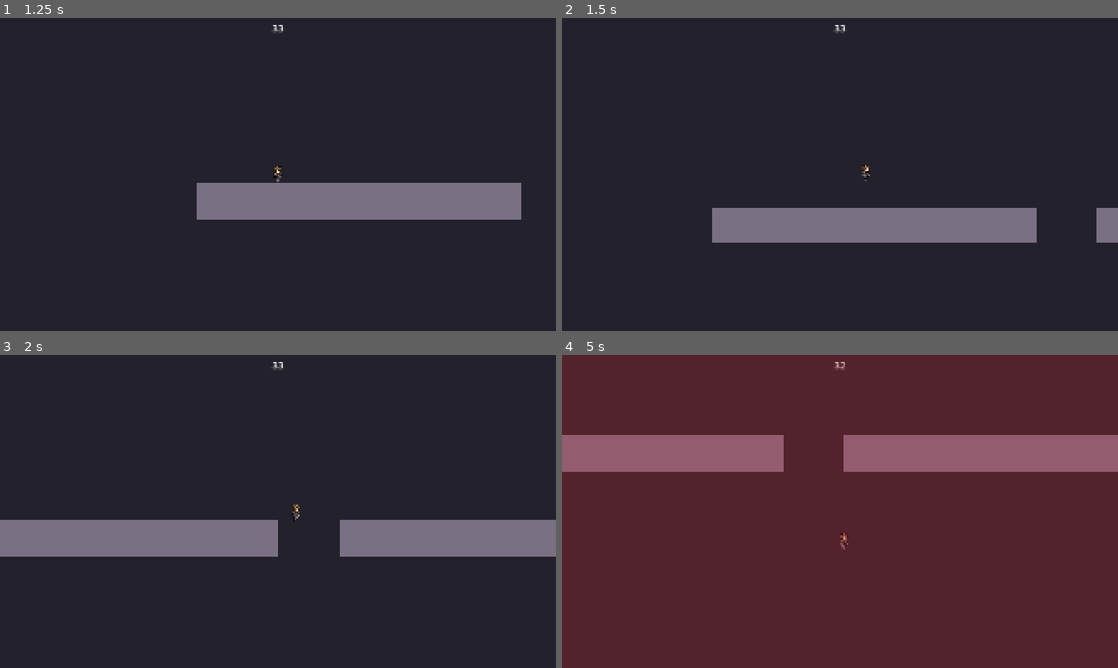
Above: before the commit, frames 1-4 (two rows, left to right).
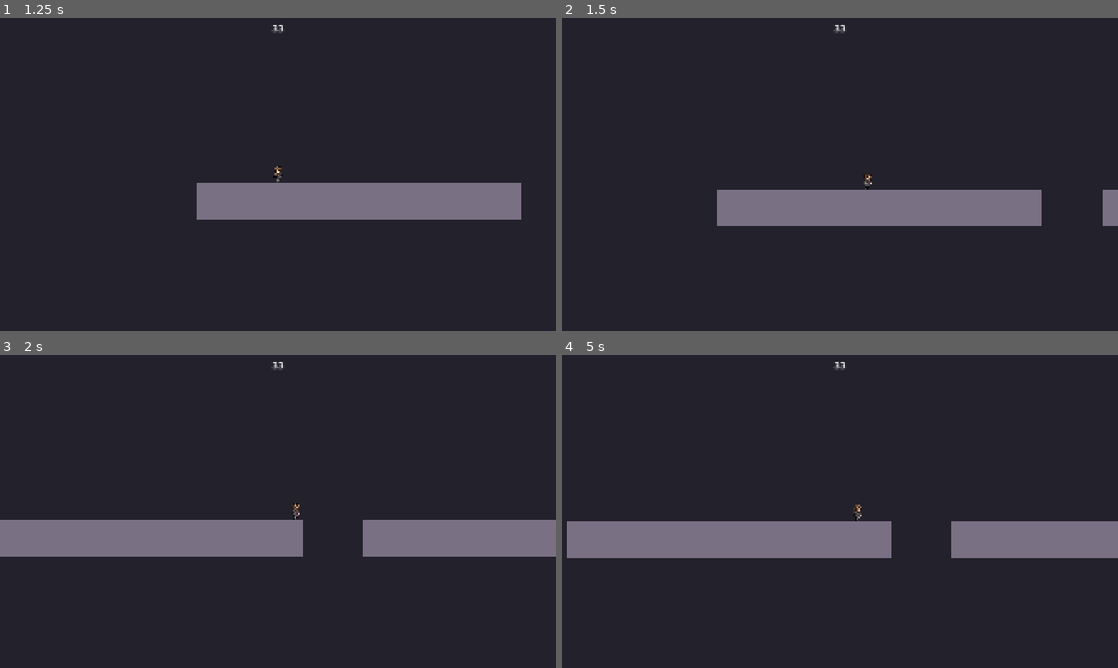
Above: after the commit, the same moments.

Repository: omarelsahy/e33-platformer
Game: Godot game, scene res://scenes/main_menu.tscn
Same seed, same stepped clock (60 frames per second), same inputs: the game is played once before the commit and once after it.
Inputs:
- Up to frame 1 (1.25 s): click "Play from level 1" at 0.5 s
- Up to frame 2 (1.5 s): tap Enter (ui_accept) at 1.25 s; hold D (move_right) from 1.28 s (still down); hold Space (jump) from 1.28 s (still down); tap E (dash) at 1.35 s
- Up to frame 3 (2 s): keep holding D (move_right); keep holding Space (jump)
- Up to frame 4 (5 s): release Space (jump) at 2.03 s; tap Space (jump) at 2.1, 2.27, 2.57, 3.77, 4.07 s; tap E (dash) at 2.3, 2.85, 3.6 s; release D (move_right) at 2.78 s; hold A (move_left) 2.78-3.53 s; hold Space (jump) 2.78-3.53 s; hold D (move_right) from 3.53 s (still down); hold Space (jump) from 4.28 s (still down)

Frame 1 is identical in both runs. In frame 2, 7.1% of the frame differs, in the area x 27-100%, y 46-72%; in frame 3, 1.1%; in frame 4, 100%, in the area x 0-100%, y 0-100%.

Commit message:
Replace ground dash with parry; air dash becomes SSBM-style airdodge
Made-with: Cursor

Diff:
--- a/scripts/level.gd
+++ b/scripts/level.gd
@@ -81,7 +81,7 @@
 	_fail_level()
 
 
-## Call when the player regains hazard collision after a dash; fails if still overlapping a kill zone.
+## Call when the player regains hazard collision after intangibility (airdodge/parry); fails if still overlapping a kill zone.
 func check_player_kill_overlap_after_invulnerability(player: Node2D) -> void:
 	if _level_cleared or _is_failing:
 		return
--- a/scripts/player.gd
+++ b/scripts/player.gd
@@ -31,23 +31,33 @@
 @export var coyote_time: float = 0.1
 @export var jump_buffer_time: float = 0.1
 
-@export var dash_speed: float = 520.0
-@export var dash_duration: float = 0.14
-@export var dash_cooldown: float = 0.45
-## Time hazard Areas ignore the player (hurt layer off). Often >= dash_duration.
-@export var dash_intangibility_duration: float = 0.2
-## Raw left-stick length must exceed this (circular) to steer air dash; keeps a stable angle from the stick.
-@export var dash_analog_deadzone: float = 0.12
-
-## After a jump eats a same-frame dash press, air dash can start within this window (Rivals-style leniency).
+## SSBM-style directional airdodge (shared input with ground parry).
+@export var airdodge_speed: float = 480.0
+@export var airdodge_duration: float = 12.0 / 60.0
+@export var dodge_cooldown: float = 0.45
+## Hazard intangibility during airdodge (often slightly longer than movement).
+@export var airdodge_intangibility_duration: float = 0.18
+## Raw left-stick length must exceed this to steer airdodge angle.
+@export var airdodge_analog_deadzone: float = 0.12
+
+## Ground parry: short active intangibility, then punishable endlag.
+@export var parry_active_duration: float = 3.0 / 60.0
+@export var parry_intangibility_duration: float = 3.0 / 60.0
+@export var parry_endlag_duration: float = 16.0 / 60.0
+
+## After a jump eats a same-frame dodge press, airdodge auto-starts within this window once airborne (jump-first buffer).
 @export var wavedash_post_jump_dash_buffer: float = 0.14
-## Ground slide after landing an air dash; horizontal speed decays until timer ends or you leave the floor.
+## After any ground/coyote jump, airdodge within this window gets wavedash-style down-forward angle nudge.
+@export var rivals_post_jump_dodge_window: float = 0.12
+## Grounded slowdown after a wavedash slide ends (RoA2 cites ~10f landing lag after air dodge into ground).
+@export var wavedash_landing_lag_seconds: float = 10.0 / 60.0
+## Ground slide after landing an airdodge; horizontal speed decays until timer ends or you leave the floor.
 @export var wavedash_slide_duration: float = 0.22
 ## Horizontal decay when not steering during wavedash slide (higher = shorter slide).
 @export var wavedash_slide_friction: float = 3400.0
-## Horizontal speed multiplier when an air dash touches the floor (slight pop feels good on pad).
+## Horizontal speed multiplier when an airdodge touches the floor (slight pop feels good on pad).
 @export var wavedash_land_speed_scale: float = 1.08
-## If the air dash is mostly vertical, still blend this fraction of dash_speed along facing (e.g. keyboard straight down).
+## If the airdodge is mostly vertical, still blend this fraction of airdodge_speed along facing (e.g. keyboard straight down).
 @export var wavedash_facing_speed_blend: float = 0.42
 
 var _first_movement_sent: bool = false
@@ -55,14 +65,20 @@
 var _jump_buffer_timer: float = 0.0
 var _was_on_floor: bool = true
 
-var _dash_timer: float = 0.0
-var _dash_cooldown_timer: float = 0.0
+var _airdodge_timer: float = 0.0
+var _dodge_cooldown_timer: float = 0.0
 var _intangible_timer: float = 0.0
-var _dash_direction: Vector2 = Vector2.RIGHT
-var _dash_started_in_air: bool = false
+var _airdodge_direction: Vector2 = Vector2.RIGHT
+var _airdodge_started_in_air: bool = false
 var _wavedash_slide_timer: float = 0.0
-## Same-frame jump ate dash: keep trying to start air dash for a short window once airborne.
+## Same-frame jump ate dodge: keep trying to start airdodge for a short window once airborne.
 var _dash_after_jump_buffer_timer: float = 0.0
+## Any jump from floor/coyote: next airdodge within this window uses wavedash angle nudge.
+var _rivals_post_jump_dodge_timer: float = 0.0
+var _wavedash_landing_lag_timer: float = 0.0
+var _wavedash_slide_jump_cancelled: bool = false
+var _parry_active_timer: float = 0.0
+var _parry_endlag_timer: float = 0.0
 
 @onready var _sprite: Sprite2D = $Sprite2D
 
@@ -80,10 +96,10 @@
 	_was_on_floor = is_on_floor()
 	var input_x: float = Input.get_axis(&"move_left", &"move_right")
 	var jump_pressed: bool = Input.is_action_just_pressed(&"jump")
-	var dash_just: bool = Input.is_action_just_pressed(&"dash")
+	var dodge_just: bool = Input.is_action_just_pressed(&"dash")
 
 	if not _first_movement_sent:
-		if absf(input_x) > INPUT_DEADZONE or jump_pressed or dash_just:
+		if absf(input_x) > INPUT_DEADZONE or jump_pressed or dodge_just:
 			_first_movement_sent = true
 			first_movement_emitted.emit()
 
@@ -97,32 +113,45 @@
 	else:
 		_jump_buffer_timer = maxf(0.0, _jump_buffer_timer - delta)
 
-	if _dash_cooldown_timer > 0.0:
-		_dash_cooldown_timer = maxf(0.0, _dash_cooldown_timer - delta)
+	if _dodge_cooldown_timer > 0.0:
+		_dodge_cooldown_timer = maxf(0.0, _dodge_cooldown_timer - delta)
 
 	var on_floor: bool = is_on_floor()
 	var can_jump: bool = on_floor or _coyote_timer > 0.0
 
 	_dash_after_jump_buffer_timer = maxf(0.0, _dash_after_jump_buffer_timer - delta)
-	if jump_pressed and can_jump and dash_just:
+	_rivals_post_jump_dodge_timer = maxf(0.0, _rivals_post_jump_dodge_timer - delta)
+	if jump_pressed and can_jump and dodge_just:
 		_dash_after_jump_buffer_timer = wavedash_post_jump_dash_buffer
 
 	var was_intangible: bool = _intangible_timer > 0.0
 	if was_intangible:
 		_intangible_timer = maxf(0.0, _intangible_timer - delta)
 
-	if _dash_timer <= 0.0 and _wavedash_slide_timer <= 0.0:
-		var auto_air_dash_from_jump: bool = (
+	if (
+		_airdodge_timer <= 0.0
+		and _wavedash_slide_timer <= 0.0
+		and _wavedash_landing_lag_timer <= 0.0
+		and _parry_active_timer <= 0.0
+		and _parry_endlag_timer <= 0.0
+	):
+		var auto_airdodge_from_jump: bool = (
 			_dash_after_jump_buffer_timer > 0.0
 			and not on_floor
-			and _can_start_dash()
+			and _can_use_dodge()
 		)
-		if auto_air_dash_from_jump:
-			_start_dash(false)
+		if auto_airdodge_from_jump:
+			_start_airdodge(true)
 			_dash_after_jump_buffer_timer = 0.0
-		elif dash_just and _can_start_dash() and not (jump_pressed and can_jump):
-			_start_dash(on_floor)
+			_rivals_post_jump_dodge_timer = 0.0
+		elif dodge_just and _can_use_dodge() and not (jump_pressed and can_jump):
+			if on_floor:
+				_start_parry()
+			else:
+				var rivals_steer: bool = _rivals_post_jump_dodge_timer > 0.0
+				_start_airdodge(rivals_steer)
 			_dash_after_jump_buffer_timer = 0.0
+			_rivals_post_jump_dodge_timer = 0.0
 
 	if _intangible_timer > 0.0:
 		collision_layer = LAYER_PHYSICS
@@ -131,16 +160,79 @@
 		if was_intangible and _intangible_timer <= 0.0:
 			_notify_kill_overlap_if_stuck()
 
+	if _wavedash_landing_lag_timer > 0.0:
+		_wavedash_landing_lag_timer = maxf(0.0, _wavedash_landing_lag_timer - delta)
+		if not is_on_floor():
+			_wavedash_landing_lag_timer = 0.0
+		else:
+			var lag_speed_mult: float = _horizontal_speed_multiplier_from_input(input_x)
+			var lag_target_speed: float = move_speed * lag_speed_mult
+			var lag_target_x: float = input_x * lag_target_speed
+			if absf(input_x) > INPUT_DEADZONE:
+				var lag_opposing: bool = (
+					absf(velocity.x) > turn_velocity_threshold
+					and signf(velocity.x) != signf(input_x)
+				)
+				var lag_step: float = acceleration * delta
+				if lag_opposing:
+					lag_step *= turn_acceleration_multiplier
+				velocity.x = move_toward(velocity.x, lag_target_x, lag_step)
+				_sprite.flip_h = input_x > 0.0
+			else:
+				velocity.x = move_toward(velocity.x, 0.0, deceleration * delta)
+			velocity.y = 0.0
+			move_and_slide()
+			return
+
+	if _parry_active_timer > 0.0:
+		_parry_active_timer = maxf(0.0, _parry_active_timer - delta)
+		if not is_on_floor():
+			_parry_active_timer = 0.0
+		else:
+			velocity = Vector2.ZERO
+			move_and_slide()
+			if _parry_active_timer <= 0.0:
+				_parry_endlag_timer = parry_endlag_duration
+			return
+
+	if _parry_endlag_timer > 0.0:
+		_parry_endlag_timer = maxf(0.0, _parry_endlag_timer - delta)
+		if not is_on_floor():
+			_parry_endlag_timer = 0.0
+		else:
+			var parry_lag_speed_mult: float = _horizontal_speed_multiplier_from_input(input_x)
+			var parry_lag_target_speed: float = move_speed * parry_lag_speed_mult
+			var parry_lag_target_x: float = input_x * parry_lag_target_speed
+			if absf(input_x) > INPUT_DEADZONE:
+				var parry_opposing: bool = (
+					absf(velocity.x) > turn_velocity_threshold
+					and signf(velocity.x) != signf(input_x)
+				)
+				var parry_step: float = acceleration * delta * 0.65
+				if parry_opposing:
+					parry_step *= turn_acceleration_multiplier
+				velocity.x = move_toward(velocity.x, parry_lag_target_x, parry_step)
+				_sprite.flip_h = input_x > 0.0
+			else:
+				velocity.x = move_toward(velocity.x, 0.0, deceleration * delta * 1.2)
+			velocity.y = 0.0
+			move_and_slide()
+			return
+
 	if _wavedash_slide_timer > 0.0:
+		var prev_slide: float = _wavedash_slide_timer
 		_wavedash_slide_timer = maxf(0.0, _wavedash_slide_timer - delta)
 		if not is_on_floor():
 			_wavedash_slide_timer = 0.0
+			_wavedash_slide_jump_cancelled = false
 		else:
 			if _jump_buffer_timer > 0.0 and can_jump:
+				_wavedash_slide_jump_cancelled = true
 				velocity.y = jump_velocity
 				_jump_buffer_timer = 0.0
 				_coyote_timer = 0.0
 				_wavedash_slide_timer = 0.0
+				_rivals_post_jump_dodge_timer = rivals_post_jump_dodge_window
 				Sfx.play_named(&"jump")
 				move_and_slide()
 				return
@@ -154,20 +246,27 @@
 				velocity.x = move_toward(velocity.x, 0.0, wavedash_slide_friction * delta)
 			velocity.y = 0.0
 			move_and_slide()
+			if prev_slide > 0.0 and _wavedash_slide_timer <= 0.0 and is_on_floor():
+				if not _wavedash_slide_jump_cancelled:
+					_wavedash_landing_lag_timer = wavedash_landing_lag_seconds
+				_wavedash_slide_jump_cancelled = false
 			return
 
-	if _dash_timer > 0.0:
-		_dash_timer = maxf(0.0, _dash_timer - delta)
-		velocity = _dash_direction * dash_speed
+	if _airdodge_timer > 0.0:
+		_airdodge_timer = maxf(0.0, _airdodge_timer - delta)
+		velocity = _airdodge_direction * airdodge_speed
+		if absf(_airdodge_direction.x) > 0.2:
+			_sprite.flip_h = _airdodge_direction.x > 0.0
 		move_and_slide()
-		if _dash_started_in_air and is_on_floor():
-			var land_x: float = _dash_direction.x * dash_speed * wavedash_land_speed_scale
-			if absf(_dash_direction.x) < 0.18:
-				land_x += _facing_sign() * dash_speed * wavedash_facing_speed_blend
+		if _airdodge_started_in_air and is_on_floor():
+			var land_x: float = _airdodge_direction.x * airdodge_speed * wavedash_land_speed_scale
+			if absf(_airdodge_direction.x) < 0.18:
+				land_x += _facing_sign() * airdodge_speed * wavedash_facing_speed_blend
 			velocity = Vector2(land_x, 0.0)
-			_dash_timer = 0.0
+			_airdodge_timer = 0.0
 			_wavedash_slide_timer = wavedash_slide_duration
-			_dash_started_in_air = false
+			_airdodge_started_in_air = false
+			_wavedash_slide_jump_cancelled = false
 			if not _was_on_floor:
 				Sfx.play_named(&"land")
 			move_and_slide()
@@ -202,6 +301,7 @@
 		velocity.y = jump_velocity
 		_jump_buffer_timer = 0.0
 		_coyote_timer = 0.0
+		_rivals_post_jump_dodge_timer = rivals_post_jump_dodge_window
 		Sfx.play_named(&"jump")
 
 	if Input.is_action_just_released(&"jump") and velocity.y < 0.0:
@@ -213,8 +313,14 @@
 		Sfx.play_named(&"land")
 
 
-func _can_start_dash() -> bool:
-	return _dash_timer <= 0.0 and _dash_cooldown_timer <= 0.0
+func _can_use_dodge() -> bool:
+	return (
+		_airdodge_timer <= 0.0
+		and _dodge_cooldown_timer <= 0.0
+		and _wavedash_landing_lag_timer <= 0.0
+		and _parry_active_timer <= 0.0
+		and _parry_endlag_timer <= 0.0
+	)
 
 
 func _facing_sign() -> float:
@@ -229,20 +335,10 @@
 	return lerpf(1.0, sprint_speed_multiplier, t)
 
 
-func _dash_direction_from_input(on_floor: bool) -> Vector2:
-	if on_floor:
-		var ix: float = Input.get_axis(&"move_left", &"move_right")
-		if absf(ix) > INPUT_DEADZONE:
-			return Vector2(signf(ix), 0.0)
-		return Vector2(_facing_sign(), 0.0)
-
-	return _air_dash_direction_from_input()
-
-
-## Uses raw joy axes when a pad is connected so the dash matches stick angle; otherwise keyboard vector.
-func _air_dash_direction_from_input() -> Vector2:
+## Uses raw joy axes when a pad is connected so the airdodge matches stick angle; otherwise keyboard vector.
+func _airdodge_direction_from_input() -> Vector2:
 	var analog: Vector2 = _strongest_left_stick_vector()
-	if analog.length() > dash_analog_deadzone:
+	if analog.length() > airdodge_analog_deadzone:
 		return analog.normalized()
 
 	var digital: Vector2 = Input.get_vector(
@@ -269,21 +365,35 @@
 	return best
 
 
-func _start_dash(on_floor: bool) -> void:
-	_dash_direction = _dash_direction_from_input(on_floor)
-	if _dash_direction.length_squared() < 0.0001:
-		_dash_direction = Vector2.RIGHT
+## Rivals-style: shallow air dodges become a bit more down-forward so landing into slide is consistent.
+func _apply_rivals_wavedash_air_angle() -> void:
+	var d: Vector2 = _airdodge_direction
+	if absf(d.y) >= 0.22:
+		return
+	var hx: float = signf(d.x) if absf(d.x) > 0.12 else _facing_sign()
+	_airdodge_direction = Vector2(hx * 0.88, 0.42).normalized()
+
+
+func _start_airdodge(rivals_wavedash_steer: bool = false) -> void:
+	_airdodge_direction = _airdodge_direction_from_input()
+	if _airdodge_direction.length_squared() < 0.0001:
+		_airdodge_direction = Vector2.RIGHT
 	else:
-		_dash_direction = _dash_direction.normalized()
-	if on_floor:
-		_dash_direction = Vector2(signf(_dash_direction.x), 0.0)
-		if _dash_direction.x == 0.0:
-			_dash_direction = Vector2(_facing_sign(), 0.0)
-
-	_dash_timer = dash_duration
-	_dash_cooldown_timer = dash_cooldown
-	_intangible_timer = dash_intangibility_duration
-	_dash_started_in_air = not on_floor
+		_airdodge_direction = _airdodge_direction.normalized()
+	if rivals_wavedash_steer:
+		_apply_rivals_wavedash_air_angle()
+
+	_airdodge_timer = airdodge_duration
+	_dodge_cooldown_timer = dodge_cooldown
+	_intangible_timer = airdodge_intangibility_duration
+	_airdodge_started_in_air = true
+
+
+func _start_parry() -> void:
+	_parry_active_timer = parry_active_duration
+	_dodge_cooldown_timer = dodge_cooldown
+	_intangible_timer = parry_intangibility_duration
+	velocity = Vector2.ZERO
 
 
 func _notify_kill_overlap_if_stuck() -> void:
